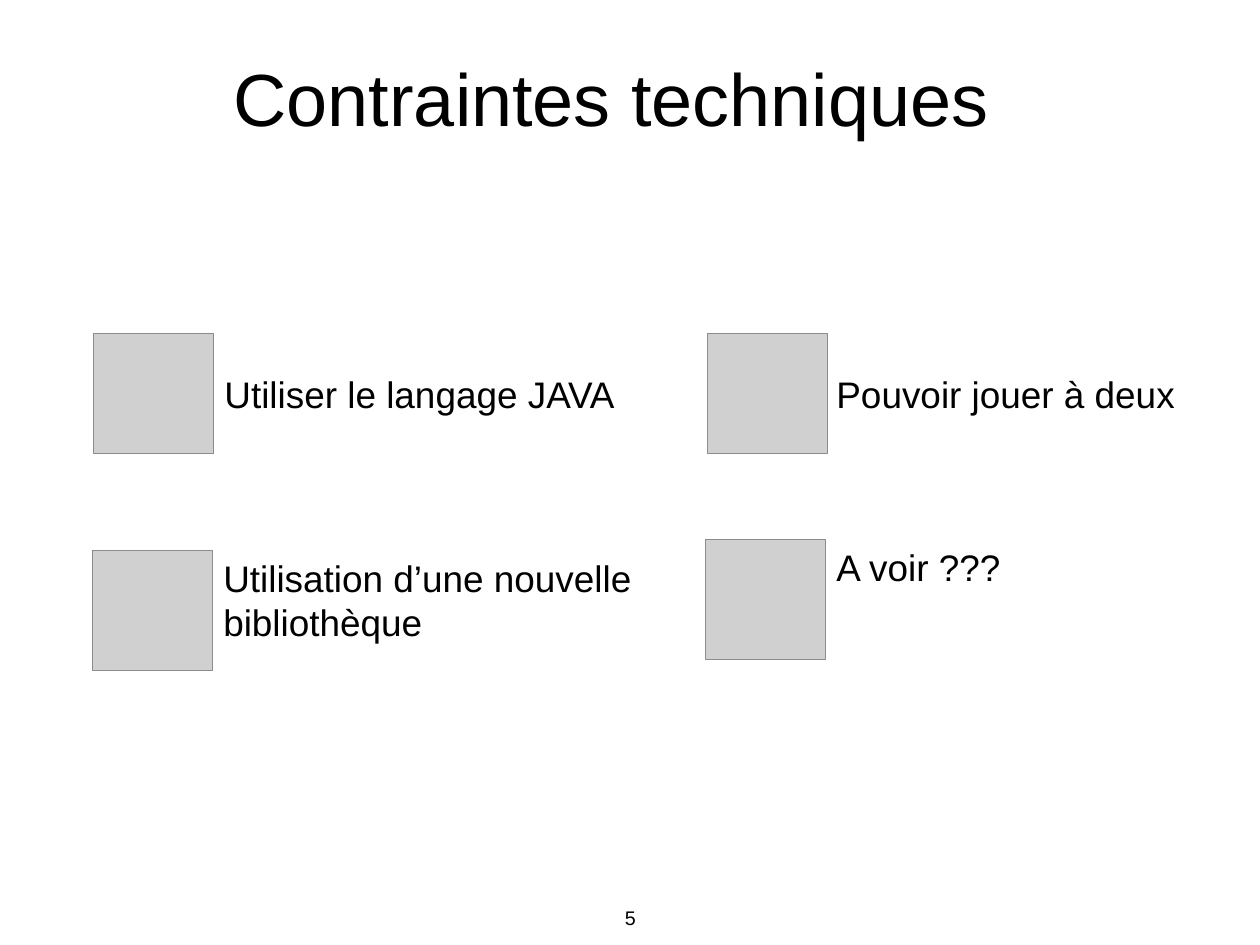
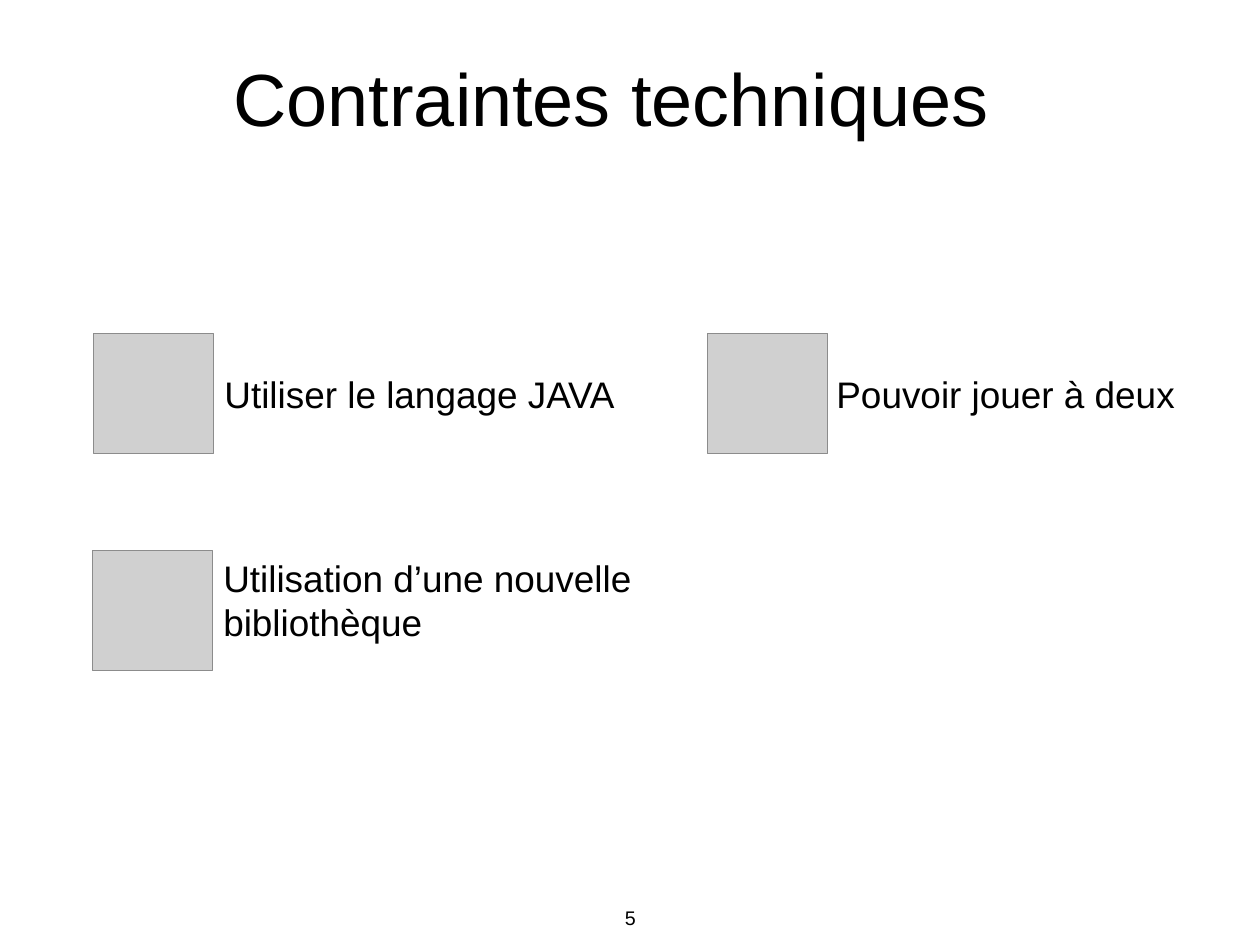
Before and after one commit to skwalala/jeu-d-echec, a slide deck: slide 5 of doc/diapo pour les bouseux.pptx. Drawn at 1260x945 pixels with LibreOffice and Linux fonts; fonts in the diff are those of the drawing; grey boxes stand for pictures. Boxes give left, top, right and bottom in pixels: in the first picture for what was removed or moved away, otherwise in the second. Text is boxed around its words. In the diff, an @@ line names an element or a change of style, - is before the commit and + after.

```diff
--- a/doc/diapo pour les bouseux.pptx
+++ b/doc/diapo pour les bouseux.pptx
@@ picture removed at (705, 540, 826, 660) @@
@@ text removed at (836, 554, 928, 582) @@
-A voir ???
```
Also in this commit, not shown: 4 other slides changed, 2 slides added, 1 slide removed, 18 other files.
